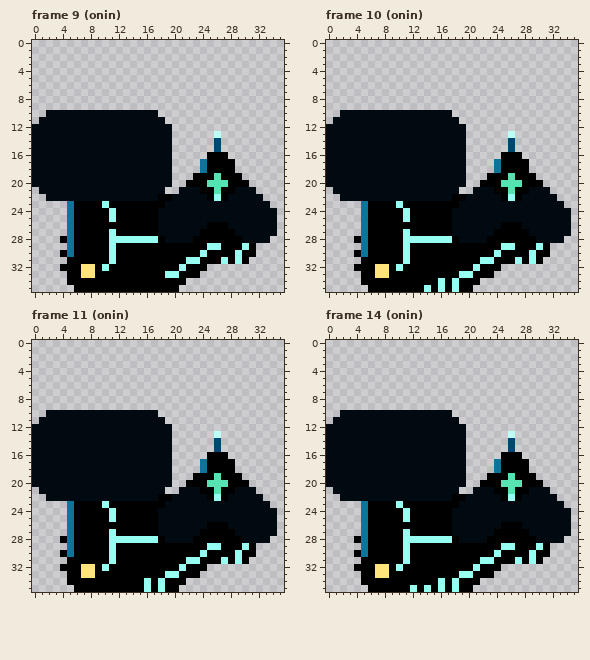
Pixel-art file: Assets/Resources/new aseprite/objects/interactives/computers/blue_pc.aseprite. Above is the file before it was changed.
36x36 pixels, 48 frames. Colours within 5 levels of each other are drawn and written as one. Shown: frame 9 (onin), frame 10 (onin), frame 11 (onin), frame 14 (onin). The commit also changed other frames, which this record leaves out.
The result:
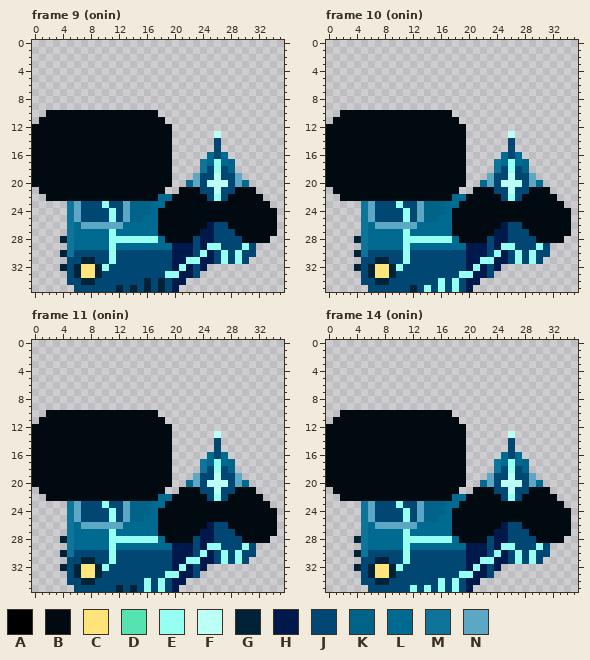
Palette (. is transparent): A #000000  B #000a10  C #ffe37b  D #56e2b1  E #97fff1  F #bcfff6  G #002237  H #00194c  J #004774  K #006387  L #006a91  M #0f7499  N #5ca8c4
Difference:
layer "em/em" now hidden
layer "em/kb" now hidden
Changed rows in their new state; - is an unchanged pixel.
Frame 9 (onin):
first column x 4:
16 ---------------------LJL----
17 ---------------------LELK---
18 ---------------------JEJK---
19 -------------------NJJFJJN--
20 ------------------LNJFFFJNL-
21 --------------------JJFJJ---
22 --------------LL-----J-J----
23 --NJJJ-JJNKKKLL-------------
24 --NJJJJ-JNKKKL--------------
25 --NJJJJ-JNKKLL--------------
26 --LNNNNNNLLLLL-------HJJ----
27 --LLLLL-LLLLLL------HHJJJ---
28 G-LLLLL-------L----JHHJJJJ--
29 --LLLLL-LLLLLLLLHHHJH--JJJ-J
30 G-JJJJJ-JJJJJJJJHHHJ-HJEJ-JJ
31 -JJGGJJ-JJJJJJJJHH--HHJ-J-J-
32 GJG--G-JJJJJJJJJH-HJH-------
33 -JG--GJJJJJJJJJ--HHJ--------
34 -JJGGJJJJJJJGJGJHH----------
35 --JJJJJJGJGJGJGJH-----------
Frame 10 (onin):
first column x 4:
16 ---------------------LJL----
17 ---------------------LELK---
18 ---------------------JEJK---
19 -------------------NJJFJJN--
20 ------------------LNJFFFJNL-
21 --------------------JJFJJ---
22 --------------LL-----J-J----
23 --NJJJ-JJNKKKLL-------------
24 --NJJJJ-JNKKKL--------------
25 --NJJJJ-JNKKLL--------------
26 --LNNNNNNLLLLL-------HJJ----
27 --LLLLL-LLLLLL------HHJJJ---
28 G-LLLLL-------L----JHHJJJJ--
29 --LLLLL-LLLLLLLLHHHJH--JJJ-J
30 G-JJJJJ-JJJJJJJJHHHJ-HJEJ-JJ
31 -JJGGJJ-JJJJJJJJHH--HHJ-J-J-
32 GJG--G-JJJJJJJJJH-HJH-------
33 -JG--GJJJJJJJJJ--HHJ--------
34 -JJGGJJJJJJJ-J-JHH----------
35 --JJJJJJGJ-J-J-JH-----------
Frame 11 (onin):
first column x 4:
16 ---------------------LJL----
17 ---------------------LELK---
18 ---------------------JEJK---
19 -------------------NJJFJJN--
20 ------------------LNJFFFJNL-
21 --------------------JJFJJ---
22 --------------LL-----J-J----
23 --NJJJ-JJNKKKLL-------------
24 --NJJJJ-JNKKKL--------------
25 --NJJJJ-JNKKLL--------------
26 --LNNNNNNLLLLL-------HJJ----
27 --LLLLL-LLLLLL------HHJJJ---
28 G-LLLLL-------L----JHHJJJJ--
29 --LLLLL-LLLLLLLLHHHJH--JJJ-J
30 G-JJJJJ-JJJJJJJJHHHJ-HJEJ-JJ
31 -JJGGJJ-JJJJJJJJHH--HHJ-J-J-
32 GJG--G-JJJJJJJJJH-HJH-------
33 -JG--GJJJJJJJJJ--HHJ--------
34 -JJGGJJJJJJJ-J-JHH----------
35 --JJJJJJGJGJ-J-JH-----------
Frame 14 (onin):
first column x 4:
16 ---------------------LJL----
17 ---------------------LELK---
18 ---------------------JEJK---
19 -------------------NJJFJJN--
20 ------------------LNJFFFJNL-
21 --------------------JJFJJ---
22 --------------LL-----J-J----
23 --NJJJ-JJNKKKLL-------------
24 --NJJJJ-JNKKKL--------------
25 --NJJJJ-JNKKLL--------------
26 --LNNNNNNLLLLL-------HJJ----
27 --LLLLL-LLLLLL------HHJJJ---
28 G-LLLLL-------L----JHHJJJJ--
29 --LLLLL-LLLLLLLLHHHJH--JJJ-J
30 G-JJJJJ-JJJJJJJJHHHJ-HJEJ-JJ
31 -JJGGJJ-JJJJJJJJHH--HHJ-J-J-
32 GJG--G-JJJJJJJJJH-HJH-------
33 -JG--GJJJJJJJJJ--HHJ--------
34 -JJGGJJJJJJJ-J-JHH----------
35 --JJJJJJ-J-J-J-JH-----------
Changed places in both pictures, as pixel boxes (x1, y1, x2, y2):
changed: (60, 152, 256, 292)
changed: (354, 152, 550, 292)
changed: (60, 452, 256, 592)
changed: (354, 452, 550, 592)
